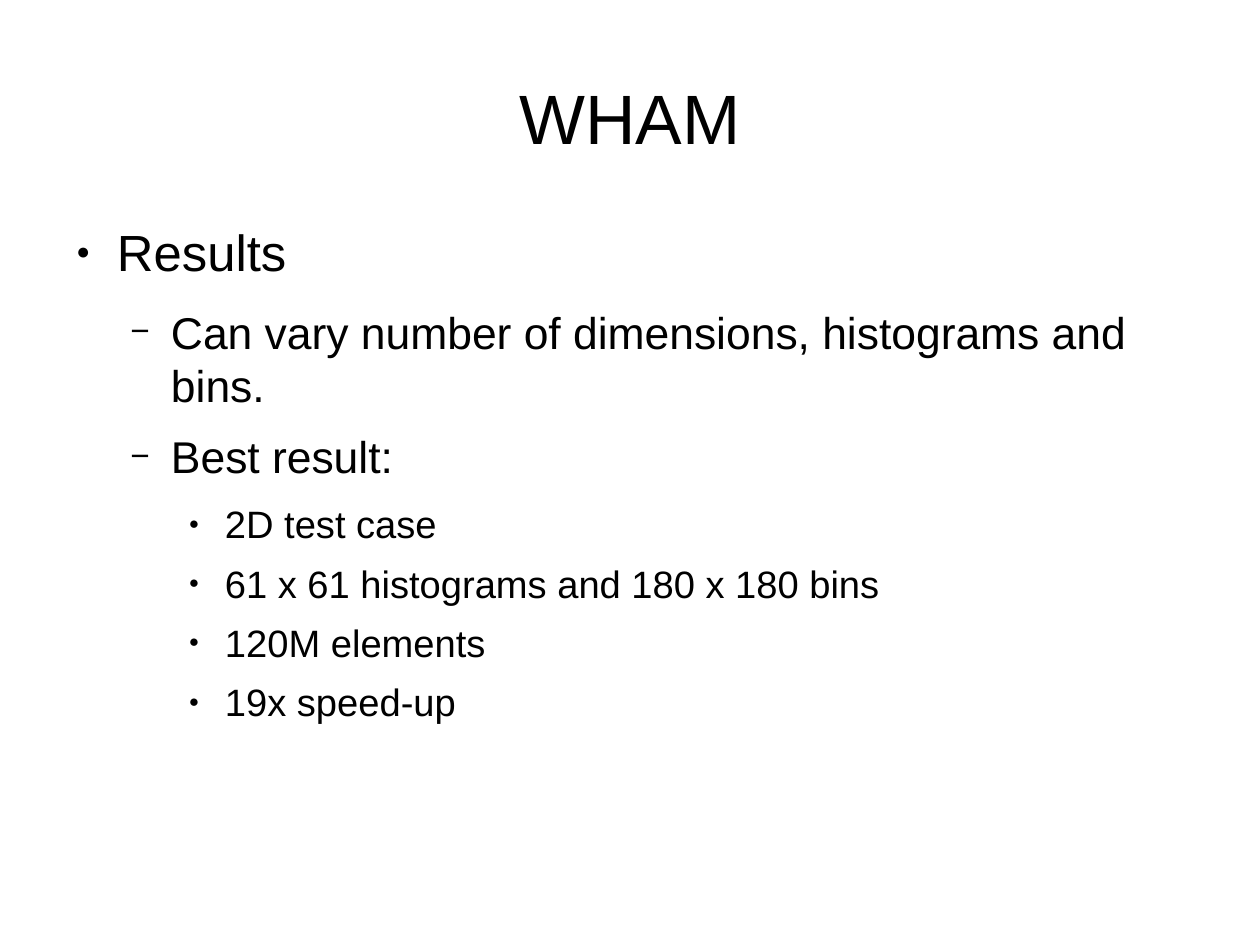
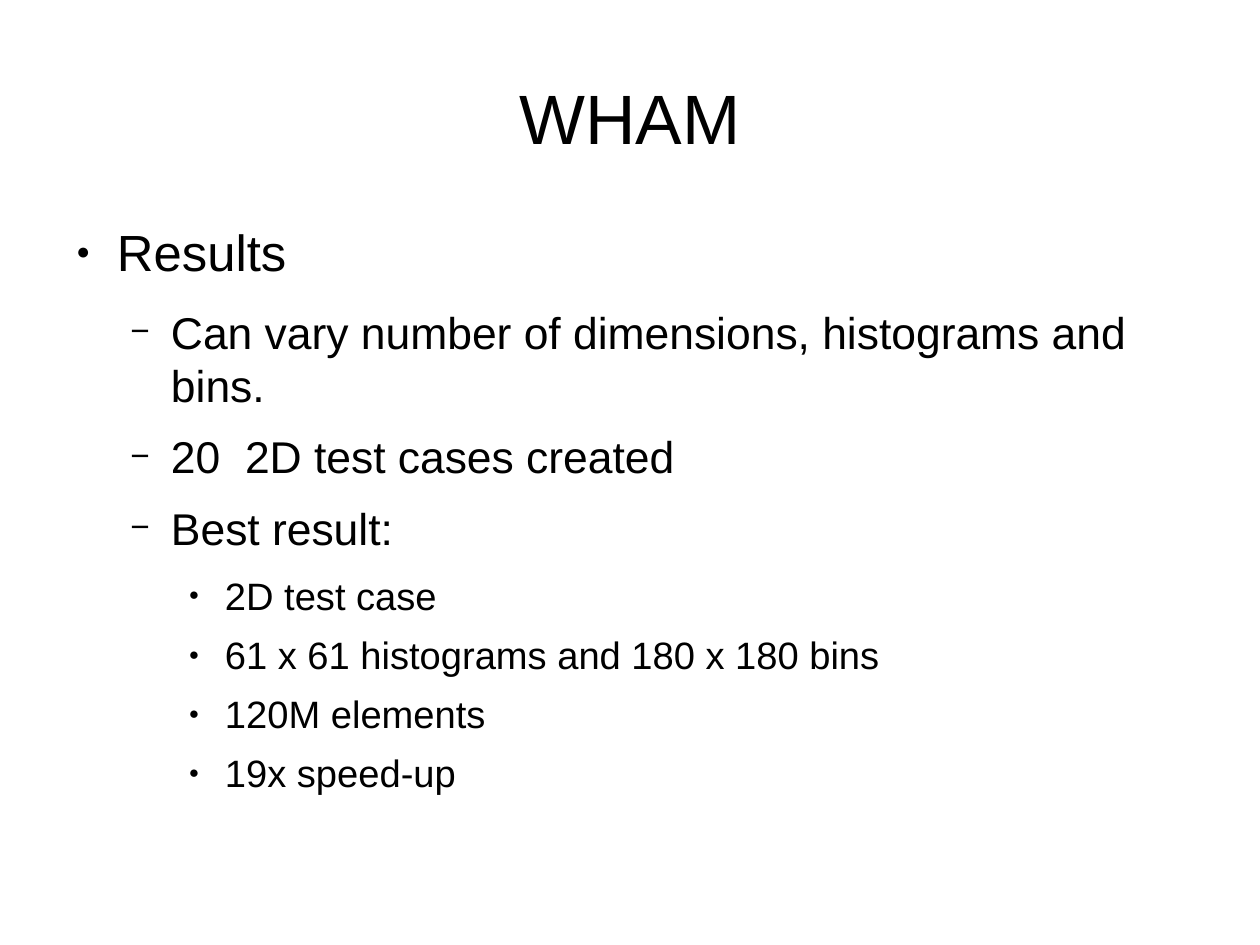
Before and after one commit to jablub/pub, a slide deck: slide 23 of Parallel WHAM/WHAM.odp (slide 22 before the commit). Drawn at 1260x945 pixels with LibreOffice and Linux fonts; fonts in the diff are those of the drawing. Boxes give left, top, right and bottom in pixels: in the first picture for what was removed or moved away, otherwise in the second. Text is boxed around its words. In the diff, an @@ line names an element or a change of style, - is before the commit and + after.

```diff
--- a/Parallel WHAM/WHAM.odp
+++ b/Parallel WHAM/WHAM.odp
@@ text at <box>171,440,674,474</box>: paragraph added @@
+  − 20 2D test cases created
```
Also in this commit, not shown: 9 other slides changed, 3 slides added, 1 slide removed, 10 other files.
